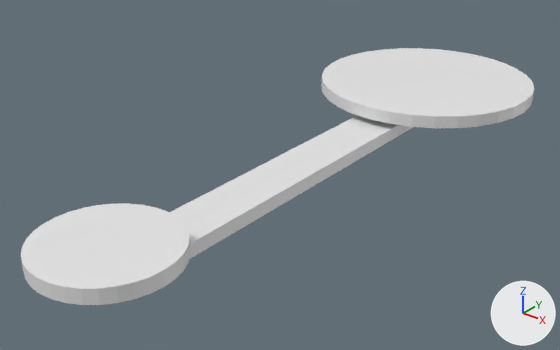
An edit to the Blender file blend/blend.blend, drawn before and after from the same camera.
Rendered twice from a camera (50 mm lens) standing at (0.856, -0.642, 0.616) and looking at (-0.051, 0.492, -0.086). Arrows for +X, +Y and +Z are at lower right; the lights stay in place. The older version comes first.
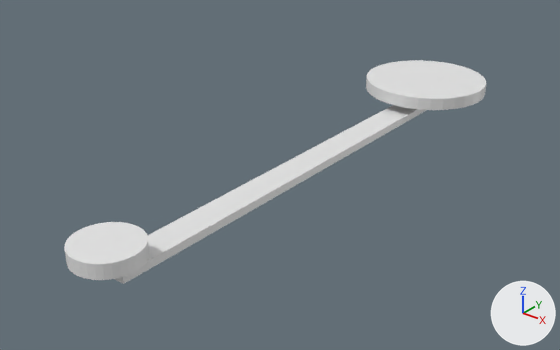
Diff of the bpy script that builds the scene:
```diff
--- a/blend/blend.blend.py
+++ b/blend/blend.blend.py
@@ me_circle @@
 # used by ob_circle; location = (0.0, 0.0, 0.0)
-me_circle.from_pydata(...)  # 136 vertices, 74 faces; spans x -0.255..0.255, y -0.127..1.255, z -0.07..0.0
+me_circle.from_pydata(...)  # 136 vertices, 74 faces; spans x -0.144..0.144, y -0.064..1.144, z -0.065..0.0
+# me_circle part 1: the loose piece of 64 vertices spanning x -0.127..0.127, y -0.127..0.127, z -0.028..0.0 is scaled about its middle by (0.499, 0.499, 1)
+# me_circle part 2: the loose piece of 8 vertices spanning x -0.052..0.052, y 0.0..1.0, z -0.07..-0.043 is scaled about its middle by (0.581, 1, 0.581)
+# me_circle part 3: the loose piece of 64 vertices spanning x -0.255..0.255, y 0.745..1.255, z -0.028..0.0 is scaled about its middle by (0.567, 0.567, 1)
```

Location of each change, [x1, y1, x2, y2] in pixels of the pictures (560 x 350 px; the box of a moved part takes in the faces that stretch with it):
'Circle', reshaped (18% narrower, 13% shorter)
    before: [21, 48, 534, 305]
    after: [64, 60, 486, 284]
part 1 of me_circle, moved or reshaped
    before: [21, 203, 191, 305]
    after: [64, 222, 150, 280]
part 2 of me_circle, moved or reshaped
    before: [169, 115, 413, 259]
    after: [115, 105, 426, 284]
part 3 of me_circle, moved or reshaped
    before: [321, 48, 534, 128]
    after: [366, 60, 486, 110]
